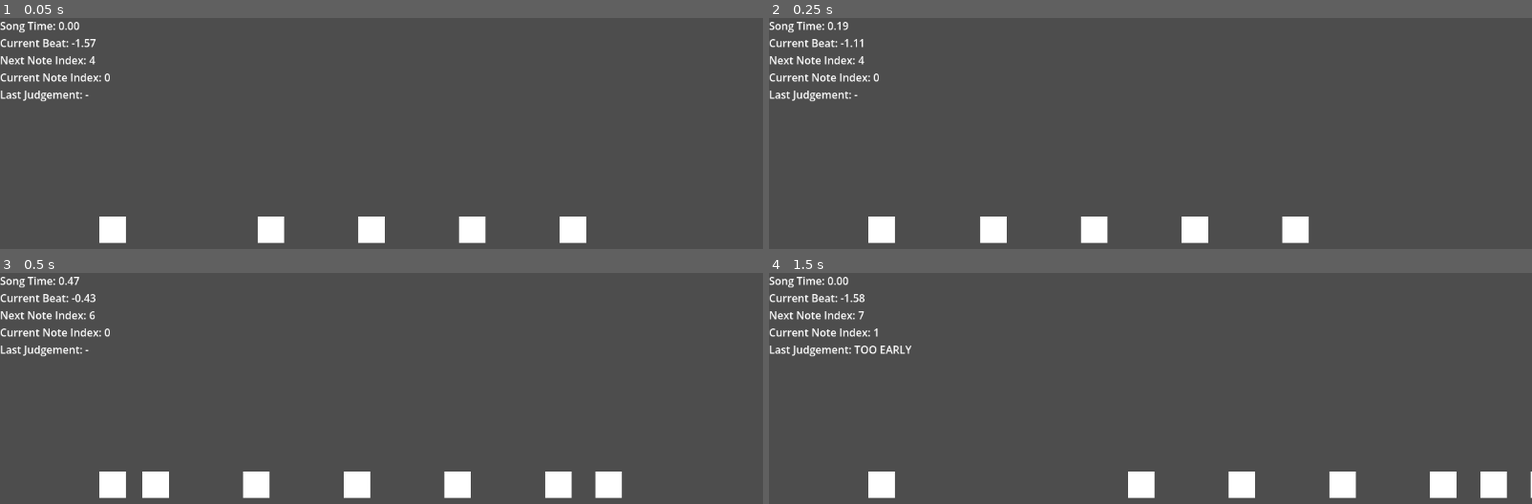
Above: before the commit, frames 1-4 (two rows, left to right).
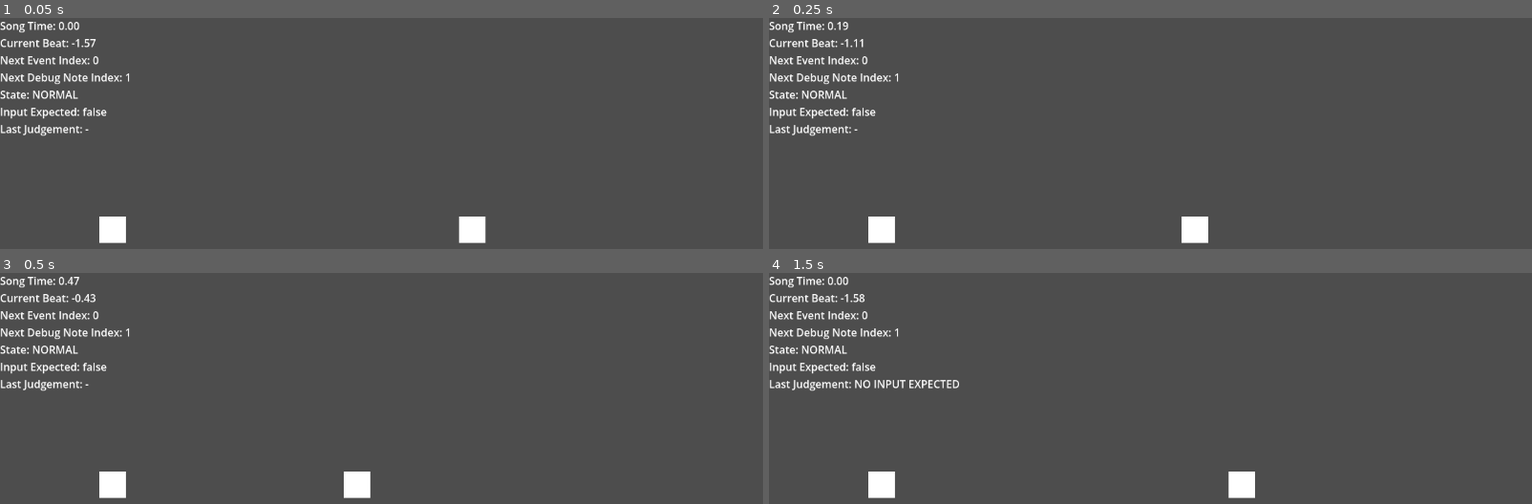
Above: after the commit, the same moments.

Repository: unuse-org/rhythm-cheers
Game: Godot game, scene res://scenes/main.tscn
Same seed, same stepped clock (60 frames per second), same inputs: the game is played once before the commit and once after it. Sound files missing from this copy of the repository are replaced by a short silence.
Inputs:
- Up to frame 1 (0.05 s): no input
- Up to frame 2 (0.25 s): no input
- Up to frame 3 (0.5 s): no input
- Up to frame 4 (1.5 s): hold Space (hit) 0.53-1.28 s; tap Space (hit) at 1.35 s

The runs differ from the first frame. In frame 1, 2.5% of the frame differs, in the area x 0-77%, y 16-98%; in frame 2, 2.6%; in frame 3, 3.4%; in frame 4, 3.4%, in the area x 0-100%, y 16-98%.

Commit message:
✨ イベント駆動型の譜面を実装

Diff:
--- a/scripts/main.gd
+++ b/scripts/main.gd
@@ -8,101 +8,297 @@
 @export var debug_note_scene: PackedScene
 @export var show_debug_notes: bool = true
 
-const BPM: float = 148
+const BPM: float = 148.0
+
 # 音源の先頭から、最初の拍が始まるまでの時間
 const OFFSET: float = 0.64
 
-# ノートが出現してから判定位置に到達するまでの時間（秒）
+# ノートが出現してから判定位置に到達するまでの時間
 const APPROACH_TIME: float = 2.0
 
-# 判定のタイミングのウィンドウ
+# 判定ウィンドウ
 const PERFECT_WINDOW: float = 0.05
 const GOOD_WINDOW: float = 0.1
 const MISS_WINDOW: float = 0.2
 
-# ノートの出現位置と判定位置
+# デバッグノートの表示位置
 const SPAWN_X: float = 900.0
 const JUDGE_X: float = 150.0
 const NOTE_Y: float = 300.0
 
-# ノートの速度（ピクセル/秒）
-var chart: Array[float] = [
-	0.0,
-	1.0,
-	2.0,
-	3.0,
-	4.0,
-	4.5,
-	5.0,
-	6.0,
+
+enum EventType {
+	PREPARE,
+	JUDGE,
+	RETURN_NORMAL,
+}
+
+
+enum CharacterState {
+	NORMAL,
+	PREPARE,
+	WAIT_INPUT,
+	CHEERS,
+}
+
+
+# イベント情報を持つ譜面
+var chart: Array[Dictionary] = [
+	{
+		"beat": 1.0,
+		"type": EventType.PREPARE,
+	},
+	{
+		"beat": 2.0,
+		"type": EventType.JUDGE,
+	},
+	{
+		"beat": 5.0,
+		"type": EventType.PREPARE,
+	},
+	{
+		"beat": 6.0,
+		"type": EventType.JUDGE,
+	},
 ]
 
-# ノートの情報
+
+# デバッグノート
 var active_notes: Array[DebugNote] = []
-var next_note_index: int = 0
-var current_note_index: int = 0
-
-# 判定結果の表示用変数
+var debug_judge_events: Array[Dictionary] = []
+var next_debug_note_index: int = 0
+
+# イベント処理
+var next_event_index: int = 0
+
+# キャラクター状態
+var character_state: CharacterState = CharacterState.NORMAL
+var state_change_generation: int = 0
+
+# 入力判定
+var input_expected: bool = false
+var current_judge_beat: float = 0.0
+
+# 最後の判定結果
 var last_judgement: String = "-"
+
 
 func _ready() -> void:
 	judge_line.visible = show_debug_notes
 	debug_notes.visible = show_debug_notes
+
 	set_judge_line_position()
+	initialize_debug_judge_events()
 
 	if debug_note_scene == null and show_debug_notes:
 		push_error("debug_note_sceneが設定されていません。")
 
-	# 音楽の再生
 	music_player.play()
 
+
 func _process(_delta: float) -> void:
-	var song_time : float = get_song_time()
-	var current_beat :float = seconds_to_beats(song_time)
+	var song_time: float = get_song_time()
+	var current_beat: float = seconds_to_beats(song_time)
+
+	process_chart_events(song_time)
+	process_missed_input(song_time)
 
 	if show_debug_notes:
-		spawn_upcoming_notes(song_time)
+		spawn_upcoming_debug_notes(song_time)
 		update_debug_notes(song_time)
 
-	process_missed_notes(song_time)
 	update_debug_label(song_time, current_beat)
+
 
 func _unhandled_input(event: InputEvent) -> void:
 	if event.is_action_pressed("hit"):
 		judge_input()
 
 
-# 曲の現在の再生位置を取得する関数
+# 曲の現在の再生位置を取得する
 func get_song_time() -> float:
 	return music_player.get_playback_position()
 
-# 曲の再生時間をビートに変換する関数
+
+# 拍を再生時間へ変換する
 func beat_to_seconds(beat: float) -> float:
 	return OFFSET + beat * 60.0 / BPM
 
-# 曲の再生時間をビートに変換する関数
+
+# 再生時間を拍へ変換する
 func seconds_to_beats(seconds: float) -> float:
 	return (seconds - OFFSET) * BPM / 60.0
 
-# 画面上に表示するノーツを生成する関数
-func spawn_upcoming_notes(song_time: float) -> void:
+
+# JUDGEイベントをデバッグノート用の配列へ抽出する
+func initialize_debug_judge_events() -> void:
+	debug_judge_events.clear()
+
+	for chart_event: Dictionary in chart:
+		var event_type: EventType = chart_event["type"]
+
+		if event_type == EventType.JUDGE:
+			debug_judge_events.append(chart_event)
+
+
+# 譜面イベントを時刻に従って実行する
+func process_chart_events(song_time: float) -> void:
+	while next_event_index < chart.size():
+		var chart_event: Dictionary = chart[next_event_index]
+		var event_type: EventType = chart_event["type"]
+		var event_beat: float = chart_event["beat"]
+		var event_time: float = beat_to_seconds(event_beat)
+
+		var execution_time: float = event_time
+
+		# JUDGEイベントは早めの入力も受け付ける必要があるため、
+		# 判定時刻よりMISS_WINDOW秒前に入力受付を開始する
+		if event_type == EventType.JUDGE:
+			execution_time -= MISS_WINDOW
+
+		if song_time < execution_time:
+			break
+
+		execute_chart_event(chart_event)
+		next_event_index += 1
+
+
+# 譜面イベントを実行する
+func execute_chart_event(chart_event: Dictionary) -> void:
+	var event_type: EventType = chart_event["type"]
+	var event_beat: float = chart_event["beat"]
+
+	match event_type:
+		EventType.PREPARE:
+			change_character_state(CharacterState.PREPARE)
+
+		EventType.JUDGE:
+			start_input_window(event_beat)
+
+		EventType.RETURN_NORMAL:
+			change_character_state(CharacterState.NORMAL)
+
+
+# 入力受付を開始する
+func start_input_window(event_beat: float) -> void:
+	current_judge_beat = event_beat
+	input_expected = true
+
+	change_character_state(CharacterState.WAIT_INPUT)
+
+
+# プレイヤー入力を現在のJUDGEイベントと比較する
+func judge_input() -> void:
+	if not input_expected:
+		last_judgement = "NO INPUT EXPECTED"
+		return
+
+	var song_time: float = get_song_time()
+	var target_time: float = beat_to_seconds(current_judge_beat)
+
+	var difference: float = song_time - target_time
+	var absolute_difference: float = absf(difference)
+
+	if absolute_difference <= PERFECT_WINDOW:
+		complete_input("PERFECT")
+
+	elif absolute_difference <= GOOD_WINDOW:
+		complete_input("GOOD")
+
+	elif difference < -GOOD_WINDOW:
+		last_judgement = "TOO EARLY"
+
+	else:
+		last_judgement = "TOO LATE"
+
+
+# 入力成功時の処理
+func complete_input(judgement: String) -> void:
+	last_judgement = judgement
+	input_expected = false
+
+	remove_first_debug_note()
+	change_character_state(CharacterState.CHEERS)
+
+	return_to_normal_after_delay()
+
+
+# 入力されないまま判定可能時間を過ぎた場合の処理
+func process_missed_input(song_time: float) -> void:
+	if not input_expected:
+		return
+
+	var target_time: float = beat_to_seconds(current_judge_beat)
+
+	if song_time <= target_time + MISS_WINDOW:
+		return
+
+	last_judgement = "MISS"
+	input_expected = false
+
+	remove_first_debug_note()
+	change_character_state(CharacterState.NORMAL)
+
+
+# 一定時間後に通常状態へ戻す
+func return_to_normal_after_delay() -> void:
+	var generation: int = state_change_generation
+
+	await get_tree().create_timer(0.5).timeout
+
+	# 待機中に別の状態遷移が起きていれば何もしない
+	if generation != state_change_generation:
+		return
+
+	change_character_state(CharacterState.NORMAL)
+
+
+# キャラクター状態を変更する
+func change_character_state(new_state: CharacterState) -> void:
+	if character_state == new_state:
+		return
+
+	character_state = new_state
+	state_change_generation += 1
+
+	match new_state:
+		CharacterState.NORMAL:
+			print("NORMAL")
+
+		CharacterState.PREPARE:
+			print("PREPARE")
+
+		CharacterState.WAIT_INPUT:
+			print("WAIT_INPUT")
+
+		CharacterState.CHEERS:
+			print("CHEERS")
+
+
+# 画面上にデバッグノートを生成する
+func spawn_upcoming_debug_notes(song_time: float) -> void:
 	if debug_note_scene == null:
 		return
 
-	while next_note_index < chart.size():
-		var beat : float = chart[next_note_index]
-		var note_time :float = beat_to_seconds(beat)
-
-		# もしノーツの時間が現在の曲の再生時間よりもAPPROACH_TIME秒以上先であれば、
-		# そのノーツはまだ画面上に表示される必要がないため、生成をスキップ
+	while next_debug_note_index < debug_judge_events.size():
+		var chart_event: Dictionary = (
+			debug_judge_events[next_debug_note_index]
+		)
+
+		var beat: float = chart_event["beat"]
+		var note_time: float = beat_to_seconds(beat)
+
 		if song_time < note_time - APPROACH_TIME:
 			break
 
-		# ノーツの生成
-		var note : DebugNote = debug_note_scene.instantiate()
+		var note: DebugNote = (
+			debug_note_scene.instantiate() as DebugNote
+		)
 
 		if note == null:
-			push_error("debug_note_sceneのルートにDebugNoteが設定されていません。")
+			push_error(
+				"debug_note_sceneのルートにDebugNoteが設定されていません。"
+			)
 			return
 
 		note.beat = beat
@@ -111,89 +307,60 @@
 		debug_notes.add_child(note)
 		active_notes.append(note)
 
-		next_note_index += 1
-
-# ノーツの位置を更新する関数
+		next_debug_note_index += 1
+
+
+# デバッグノートの位置を更新する
 func update_debug_notes(song_time: float) -> void:
-	for note in active_notes:
+	for note: DebugNote in active_notes:
 		if not is_instance_valid(note):
 			continue
 
-		var note_time : float = beat_to_seconds(note.beat)
-		# ノーツが判定位置に到達するまでの残り時間を計算
+		var note_time: float = beat_to_seconds(note.beat)
 		var time_until_hit: float = note_time - song_time
 
-		# ノーツの位置を更新
-		# ノーツの位置は、出現位置から判定位置までの距離を、残り時間に応じて線形補間することで計算
-		# これにより、ノーツは一定の速度で判定位置に向かって移動する
-		var progress: float = 1.0 - (time_until_hit / APPROACH_TIME)
-		note.position.x = lerp(SPAWN_X, JUDGE_X, progress)
-
-# プレイヤー入力を次の未判定ノートと比較する
-func judge_input() -> void:
-	if current_note_index >= chart.size():
-		last_judgement = "NO NOTE"
-		return
-
-	var song_time: float = get_song_time()
-	var target_beat: float = chart[current_note_index]
-	var target_time: float = beat_to_seconds(target_beat)
-	var difference: float = song_time - target_time
-	var absolute_difference: float = absf(difference)
-
-	if absolute_difference <= PERFECT_WINDOW:
-		complete_current_note("PERFECT")
-	elif absolute_difference <= GOOD_WINDOW:
-		complete_current_note("GOOD")
-	elif difference < -GOOD_WINDOW:
-		last_judgement = "TOO EARLY"
-	else:
-		# GOOD判定より遅いが、まだMISS処理されていない場合
-		last_judgement = "TOO LATE"
-
-# 判定済みノートを処理する
-func complete_current_note(judgement: String) -> void:
-	last_judgement = judgement
-	remove_first_debug_note()
-	current_note_index += 1
-
-
-# 判定位置を過ぎたノーツをMISS判定として処理する関数
-func process_missed_notes(song_time: float) -> void:
-	while current_note_index < chart.size():
-		var target_beat: float = chart[current_note_index]
-		var target_time: float = beat_to_seconds(target_beat)
-
-		if song_time <= target_time + MISS_WINDOW:
-			break
-
-		last_judgement = "MISS"
-		remove_first_debug_note()
-		current_note_index += 1
-
-# ノーツを削除する関数
+		var progress: float = (
+			1.0 - time_until_hit / APPROACH_TIME
+		)
+
+		note.position.x = lerpf(
+			SPAWN_X,
+			JUDGE_X,
+			progress
+		)
+
+
+# 最も古いデバッグノートを削除する
 func remove_first_debug_note() -> void:
-	if not show_debug_notes or active_notes.is_empty():
-		return
-
-	# ノーツを削除する
+	if active_notes.is_empty():
+		return
+
 	var note: DebugNote = active_notes.pop_front()
-	note.queue_free()
-
-# デバッグ用のラベルを更新する関数
+
+	if is_instance_valid(note):
+		note.queue_free()
+
+
+# デバッグラベルを更新する
 func update_debug_label(
 	song_time: float,
 	current_beat: float
 ) -> void:
 	debug_label.text = (
-		"Song Time: %.2f\n" % song_time +
-		"Current Beat: %.2f\n" % current_beat +
-		"Next Note Index: %d\n" % next_note_index +
-		"Current Note Index: %d\n" % current_note_index +
-		"Last Judgement: %s" % last_judgement
+		"Song Time: %.2f\n" % song_time
+		+ "Current Beat: %.2f\n" % current_beat
+		+ "Next Event Index: %d\n" % next_event_index
+		+ "Next Debug Note Index: %d\n" % next_debug_note_index
+		+ "State: %s\n"
+		% CharacterState.keys()[character_state]
+		+ "Input Expected: %s\n" % input_expected
+		+ "Last Judgement: %s" % last_judgement
 	)
 
-# 判定ラインの位置を設定する関数
+
+# 判定ラインの位置を設定する
 func set_judge_line_position() -> void:
-	judge_line.position.x = JUDGE_X
-	judge_line.position.y = NOTE_Y
+	judge_line.position = Vector2(
+		JUDGE_X,
+		NOTE_Y
+	)
